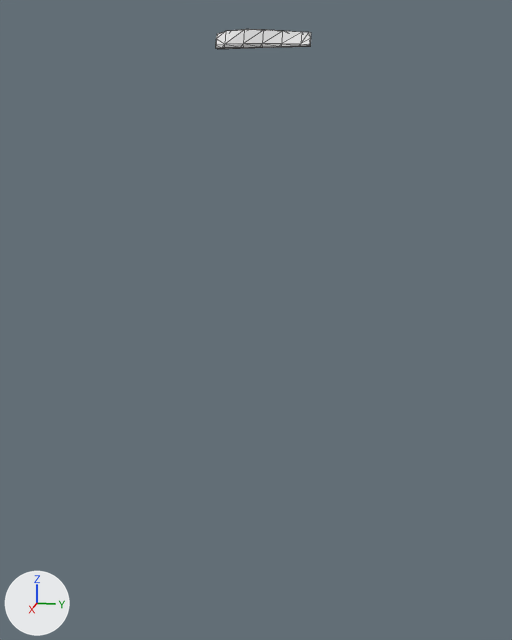
A saved change to the glTF model assets/terrain/surface_pieces/surf_8_18.glb.
Camera for both pictures: a 50 mm camera at (-30.9, 24.9, -5.0) aimed at (-67.6, 17.6, -14.2). Every picture has the same lights, and +X, +Y and +Z are marked at lower left. The picture after the commit comes second. Mesh edges are drawn as thin lines. Where no turn or scale is listed for an object, it has been applied to the vertices.

Objects in the first picture: 'geometry_0'.
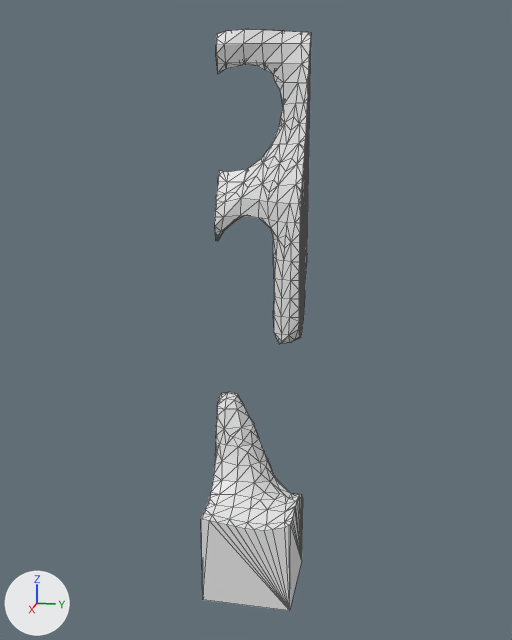
Patch to the scene script:
```diff
--- a/assets/terrain/surface_pieces/surf_8_18.glb.py
+++ b/assets/terrain/surface_pieces/surf_8_18.glb.py
@@ me_geometry_0 @@
 # used by ob_geometry_0; location = (0.0, 0.0, 0.0)
-me_geometry_0.from_pydata(...)  # 42 vertices, 80 faces; spans x -70.0..-69.55, y 15.0..20.0, z 0.0..0.95
+me_geometry_0.from_pydata(...)  # 402 vertices, 796 faces; spans x -70.0..-65.0, y 15.0..20.0, z -30.0..0.95
+# me_geometry_0 part 1: a new loose piece of 144 vertices spanning x -70.0..-65.0, y 15.0..20.0, z -30.0..-19.13
+# me_geometry_0 part 2
+# 14 vertices are removed from x -70.0..-69.55, y 15.0..20.0, z 0.0
+# 48 faces are deleted
+# 230 vertices are added at x -70.0..-66.82, y 15.0..20.0, z -15.42..-0.32
+# 480 new faces join them
```

Where the change shows, as pixel boxes (x1, y1, x2, y2) in the pictures (512 x 640 px):
'geometry_0', reshaped (16% wider, 2676% taller): before (216, 29, 311, 49); after (201, 29, 311, 611)
part 1 of me_geometry_0, added: after (201, 392, 303, 611)
part 2 of me_geometry_0, built on: before (216, 39, 311, 49); after (215, 39, 311, 344)
